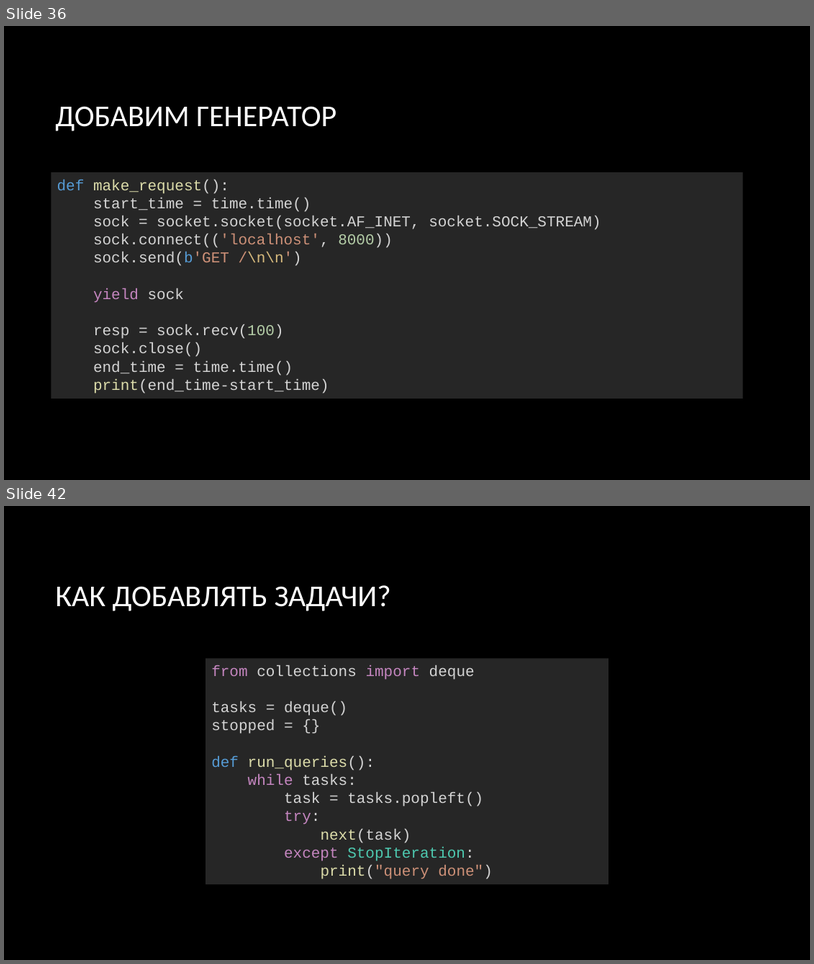
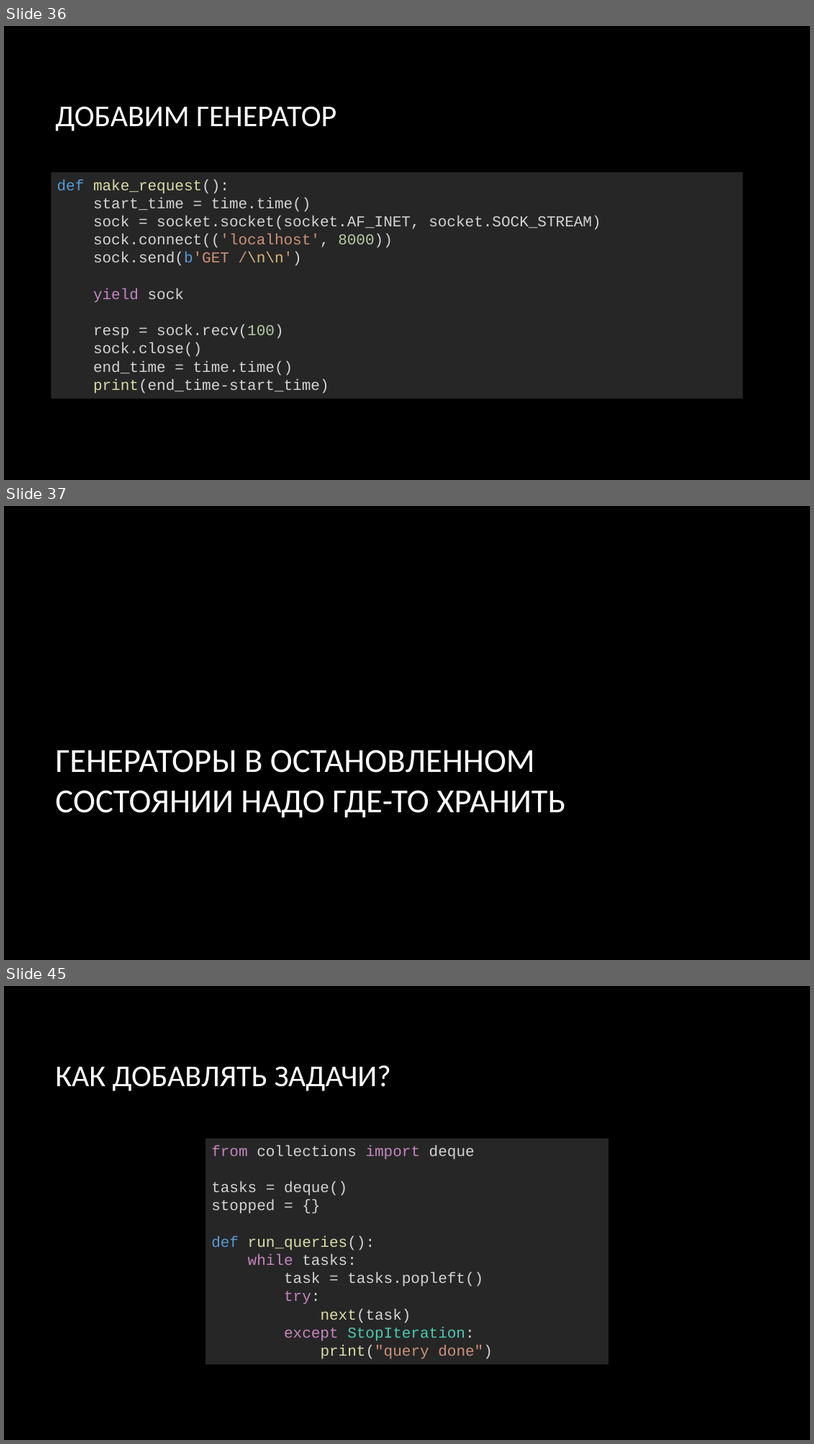
Before and after one commit to fantomius/AsyncPython, a slide deck: AsyncPython.pptx. Shown one above the other, each under a label of ours: slides 36 and 42 before the commit, slides 36, 37 and 45 after it; the slides between them are not shown. The pictures are 814x964 and 814x1444 pixels, drawn with LibreOffice and Linux fonts; fonts in the diff are those of the drawing; background and template pictures are left out. Boxes give left, top, right and bottom in pixels: in the first picture for what was removed or moved away, otherwise in the second. Text is boxed around its words. In the diff, an @@ line names an element or a change of style, - is before the commit and + after.

```diff
--- a/AsyncPython.pptx
+++ b/AsyncPython.pptx
@@ slide 37 added at [4, 506, 810, 960], background picture (left out) @@
@@ title added at [55, 749, 566, 818], 40 pt, text #FFFFFF @@
+ГЕНЕРАТОРЫ В ОСТАНОВЛЕННОМ СОСТОЯНИИ НАДО ГДЕ-ТО ХРАНИТЬ
@@ what was slide 42 is now slide 45 @@
```
Also in this commit, not shown: 5 slides changed, 4 other slides added.
